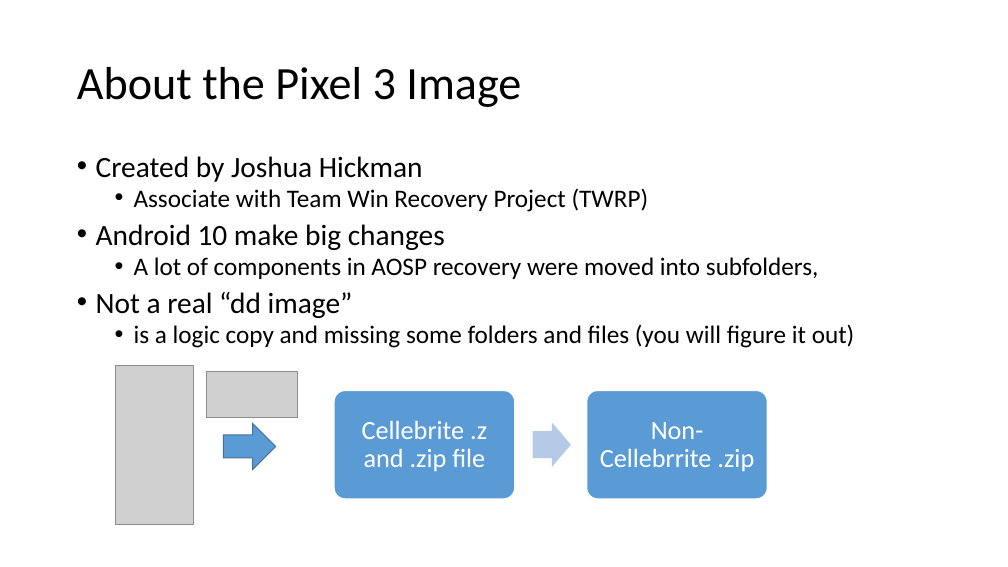
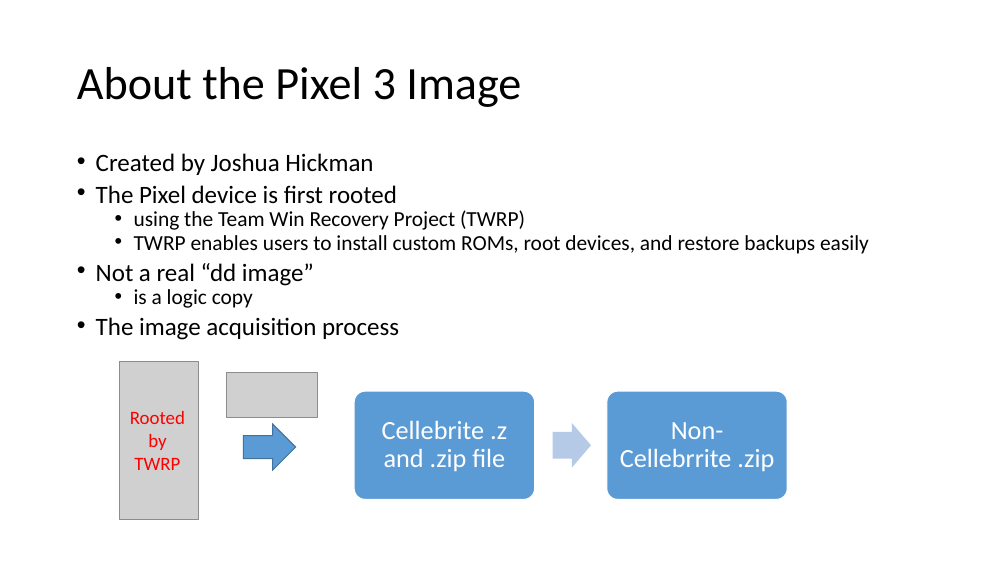
Before and after one commit to frankwxu/digital-forensics-lab, a slide deck: slide 4 of Andriod10/1_Pixel3_Image.pptx. Drawn at 1008x567 pixels with LibreOffice and Linux fonts; fonts in the diff are those of the drawing; grey boxes stand for pictures; background and template pictures are left out. Boxes give left, top, right and bottom in pixels: in the first picture for what was removed or moved away, otherwise in the second. Text is boxed around its words. In the diff, an @@ line names an element or a change of style, - is before the commit and + after.

Commit message:
revise Andriod10 first 5 PPT for readability

```diff
--- a/Andriod10/1_Pixel3_Image.pptx
+++ b/Andriod10/1_Pixel3_Image.pptx
@@ text at box(96, 153, 373, 286): size 28 to 23.8 pt in "Created by Joshua Hickman", "Not a real “dd image”"; line spacing 0.8 to 0.7 @@
@@ text at box(96, 185, 869, 254): text changed; size 24 to 20.4 pt @@
-  • Associate with Team Win Recovery Project (TWRP)
-• Android 10 make big changes
-  • A lot of components in AOSP recovery were moved into subfolders,
+• The Pixel device is first rooted
+  • using the Team Win Recovery Project (TWRP)
+  • TWRP enables users to install custom ROMs, root devices, and restore backups easily
@@ text at box(96, 289, 399, 340): text changed; size 24 to 23.8 pt @@
-  • is a logic copy and missing some folders and files (you will figure it out)
+  • is a logic copy
+• The image acquisition process
@@ picture: place and size @@
-picture at box(115, 365, 194, 524)
+picture at box(119, 361, 198, 520)
@@ text added at box(130, 411, 185, 470), 18 pt, text #FF0000 @@
+Rooted by TWRP
@@ 2 right arrows, 2 texts, 2 rounded rectangles, 1 picture: place and size @@
-2 right arrows, 2 texts, 2 rounded rectangles, 1 picture at box(207, 372, 768, 499)
+2 right arrows, 2 texts, 2 rounded rectangles, 1 picture at box(227, 372, 788, 499)
```
Also in this commit, not shown: 14 other slides changed, 1 other file.
